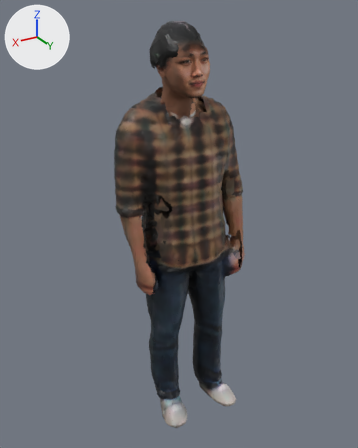
Two versions of the glTF model public/models/ma/nhanvat/tp-039.glb, one commit apart.
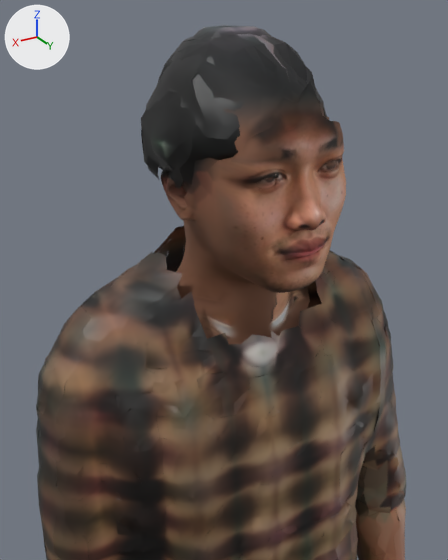
Old and new are each drawn whole from a 50 mm lens placed at (0.995, 1.585, 1.713), pointed at (0.014, -0.05, 0.895) and again close up from a 50 mm lens placed at (0.38, 0.528, 1.692), pointed at (0.046, -0.028, 1.414). Arrows for +X, +Y and +Z are at upper left; the lights stay in place. The last two pictures show the newer version. Vertices at exactly the same position are counted once.

Script lines for the objects in view, before the commit:
```python
me_body = bpy.data.meshes.new('Body')
me_body.from_pydata(...)  # 16365 vertices, 23769 faces; spans x -0.28..0.28, y -0.21..0.18, z 0.0..1.68
# faces by material slot: [13481, 10288]
me_body.materials.append(mat_body)  # picture img_texture
me_body.materials.append(mat_dauchuan)
ob_body = bpy.data.objects.new('Body', me_body)
ob_body.location = (0.0, 0.0, 0.0)
```
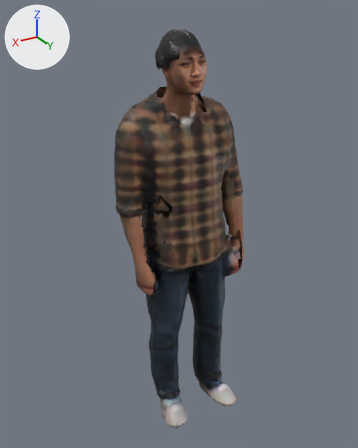
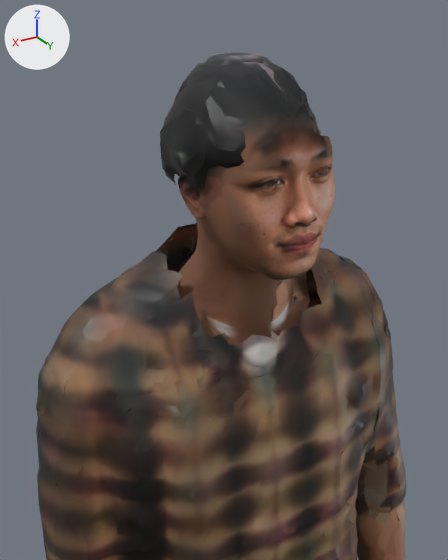
Where the change shows, as pixel boxes (x1, y1, x2, y2) in the close-ups (448 x 560 px; the box of a moved part takes in the faces that stretch with it):
'Body', reshaped: before (36, 25, 406, 560); after (36, 52, 406, 560)
part 1 of me_body, moved or reshaped: before (141, 25, 327, 189); after (160, 52, 319, 192)
part 2 of me_body, moved or reshaped (mostly hidden): before (320, 160, 338, 172); after (312, 168, 328, 178)
part 3 of me_body, moved or reshaped (mostly hidden): before (245, 177, 276, 189); after (250, 183, 275, 192)
part 4 of me_body, moved or reshaped: before (158, 34, 346, 308); after (174, 62, 335, 308)

The change, as a list of edits to the scene's bpy script:
```text
Change me_body:
    used by ob_body; location = (0.0, 0.0, 0.0)
    remove me_body.from_pydata(...)  # 16365 vertices, 23769 faces; spans x -0.28..0.28, y -0.21..0.18, z 0.0..1.68
    add me_body.from_pydata(...)  # 16365 vertices, 23769 faces; spans x -0.28..0.28, y -0.21..0.18, z 0.0..1.65
    me_body part 1: the loose piece of 476 vertices spanning x -0.08..0.11, y -0.18..0.05, z 1.51..1.68 is scaled about its middle by 0.853, then moved by (0.0, 0.01, -0.01)
    me_body part 2: the loose piece of 362 vertices spanning x -0.04..0.0, y 0.03..0.06, z 1.54..1.57 is moved by (0.0, -0.01, -0.01)
    me_body part 3: the loose piece of 362 vertices spanning x 0.03..0.07, y 0.03..0.06, z 1.53..1.57 is moved by (-0.01, -0.01, -0.01)
    me_body part 4: 4346 of the vertices in x -0.11..0.11, y -0.16..0.09, z 1.39..1.68 are scaled about their middle by 0.855, then moved by (0.0, 0.0, -0.01)
```
